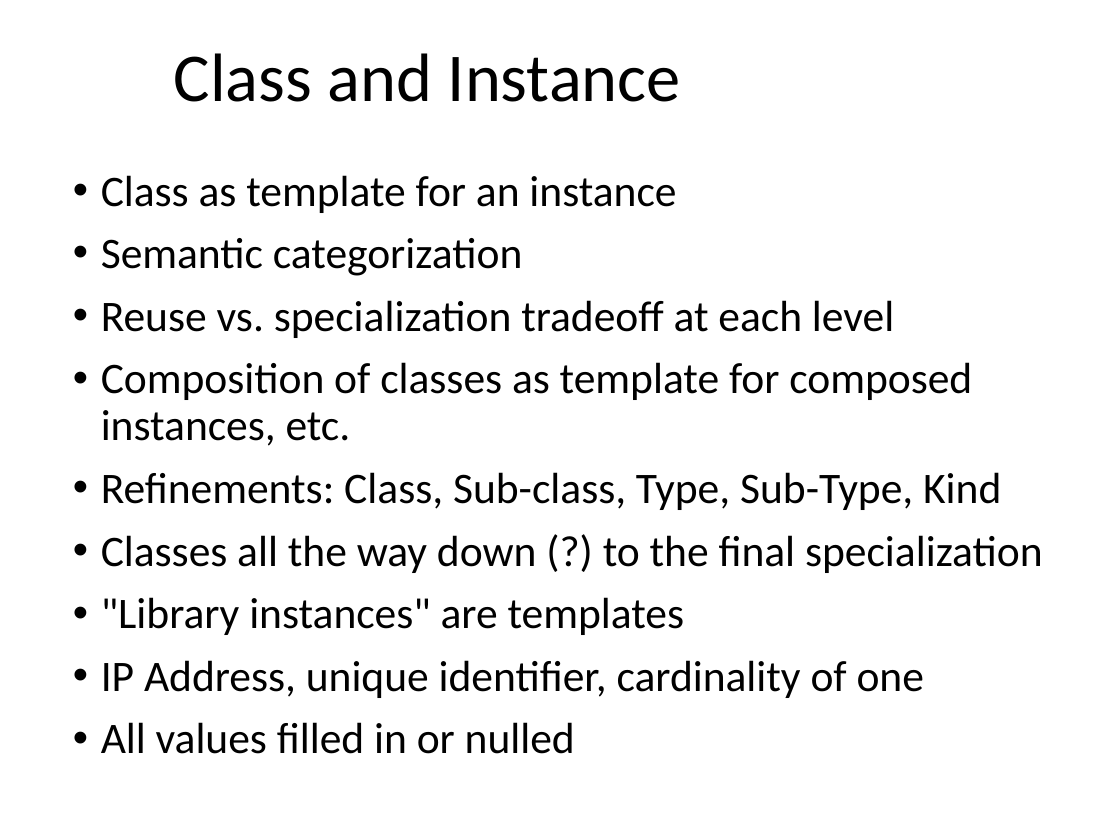
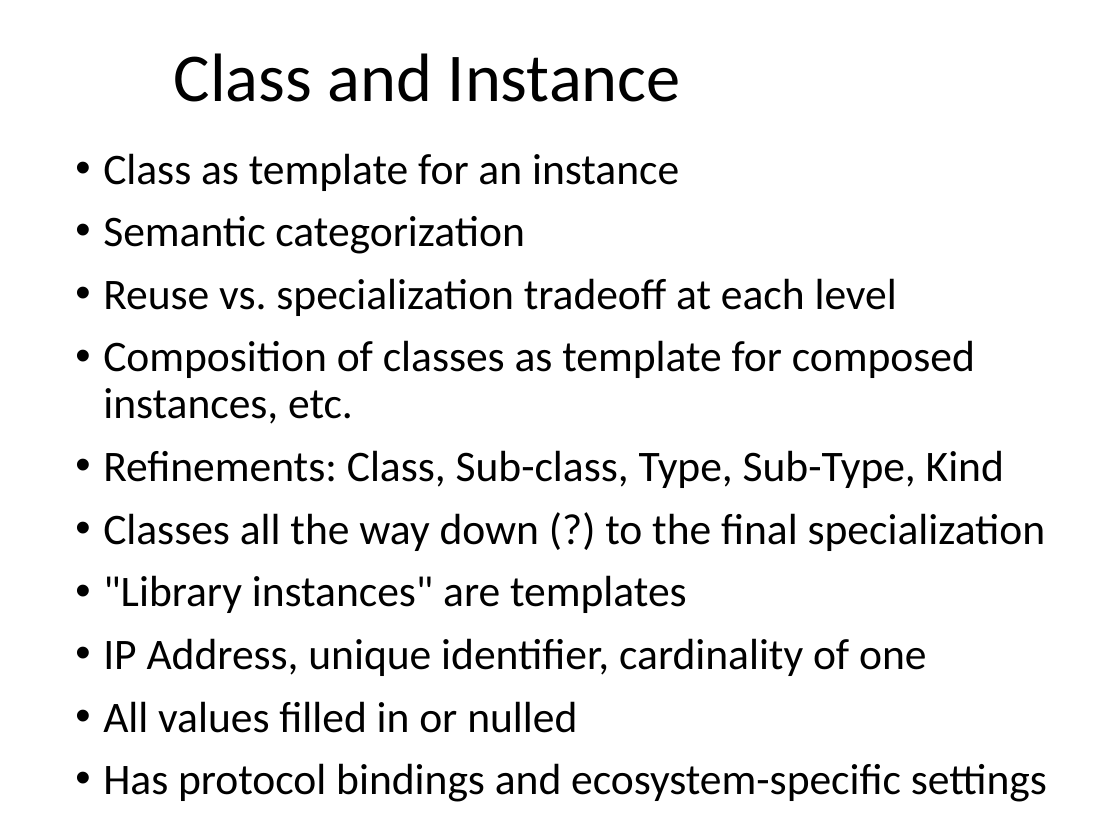
Before and after one commit to one-data-model/onedm-admin, a slide deck: slide 3 of Agenda Materials/onedm-agenda-2022-02-21.pptx. Drawn at 1120x840 pixels with LibreOffice and Linux fonts; fonts in the diff are those of the drawing; background and template pictures are left out. Boxes give left, top, right and bottom in pixels: in the first picture for what was removed or moved away, otherwise in the second. Text is boxed around its words. In the diff, an @@ line names an element or a change of style, - is before the commit and + after.

```diff
--- a/Agenda Materials/onedm-agenda-2022-02-21.pptx
+++ b/Agenda Materials/onedm-agenda-2022-02-21.pptx
@@ text "Class as template for an ...": place and size @@
-text "Class as template for an ..." at (101, 175, 1043, 754)
+text "Class as template for an ..." at (103, 153, 1047, 802)
@@ text at (103, 763, 1047, 802): paragraph added @@
+• Has protocol bindings and ecosystem-specific settings
```
Also in this commit, not shown: 1 other slide changed, 1 other file.
